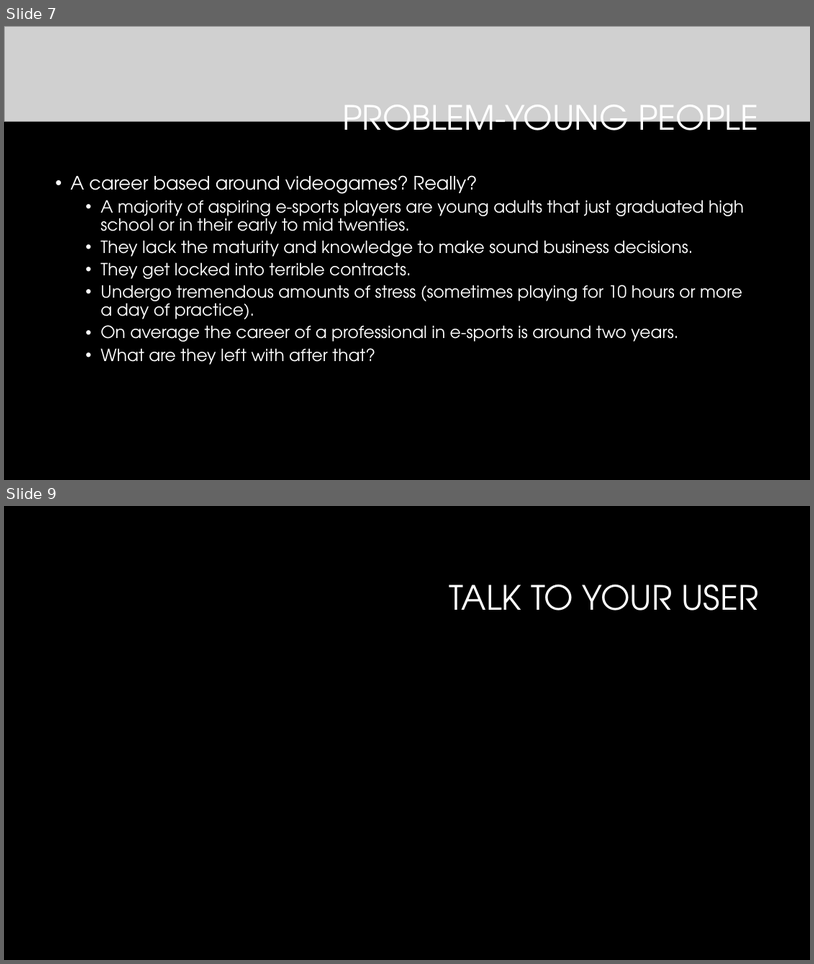
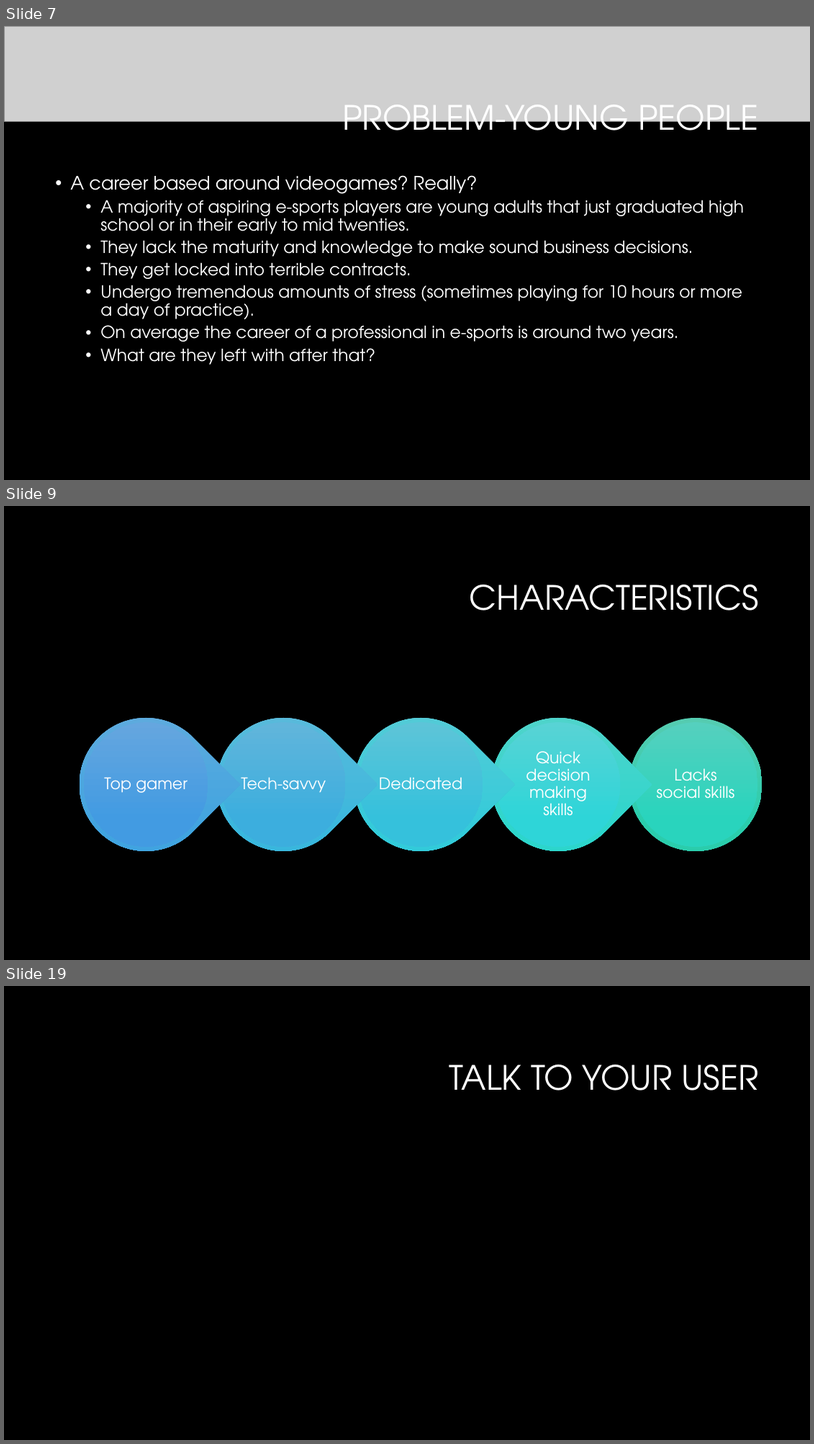
Before and after one commit to vinceleg/lab04_repo, a slide deck: dtc_team16_pitch_presentation.pptx. Shown one above the other, each under a label of ours: slides 7 and 9 before the commit, slides 7, 9 and 19 after it; the slides between them are not shown. The pictures are 814x964 and 814x1444 pixels, drawn with LibreOffice and Linux fonts; fonts in the diff are those of the drawing; grey boxes stand for pictures; background and template pictures are left out. Boxes give left, top, right and bottom in pixels: in the first picture for what was removed or moved away, otherwise in the second. Text is boxed around its words. In the diff, an @@ line names an element or a change of style, - is before the commit and + after.

```diff
--- a/dtc_team16_pitch_presentation.pptx
+++ b/dtc_team16_pitch_presentation.pptx
@@ slide 9 added at bbox=[4, 506, 810, 960], background #000000 @@
@@ title added at bbox=[470, 584, 759, 610], 40 pt, text #FFFFFF @@
+CHARACTERISTICS
@@ group added at bbox=[52, 690, 763, 878]: 6 ellipses, 5 texts, 4 teardrops @@
+Lacks social skills
+Quick decision making skills
+Dedicated
+Tech-savvy
+Top gamer
@@ what was slide 9 is now slide 19 @@
```
Also in this commit, not shown: 1 slide changed, 11 other slides added, 1 other file.
